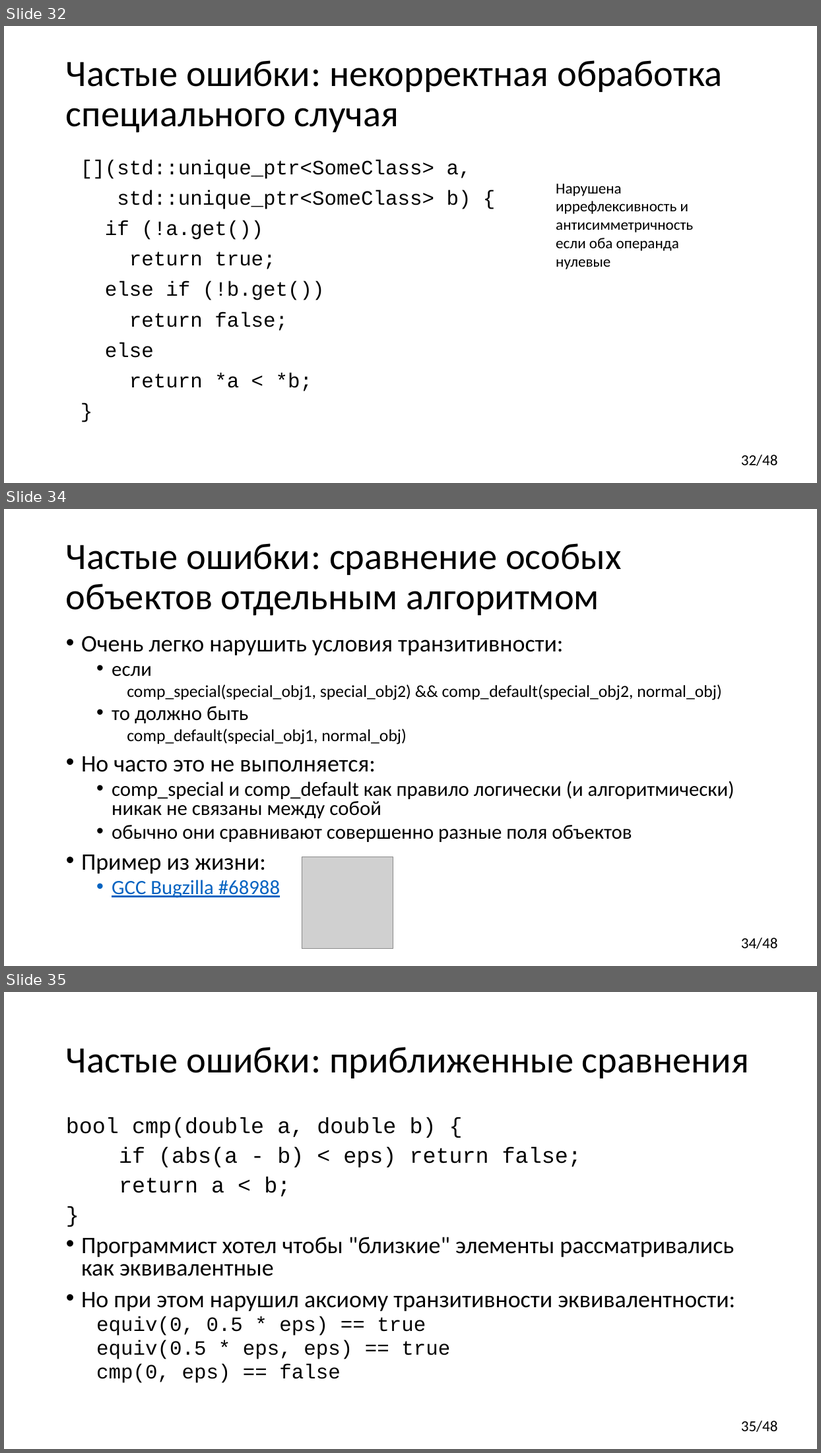
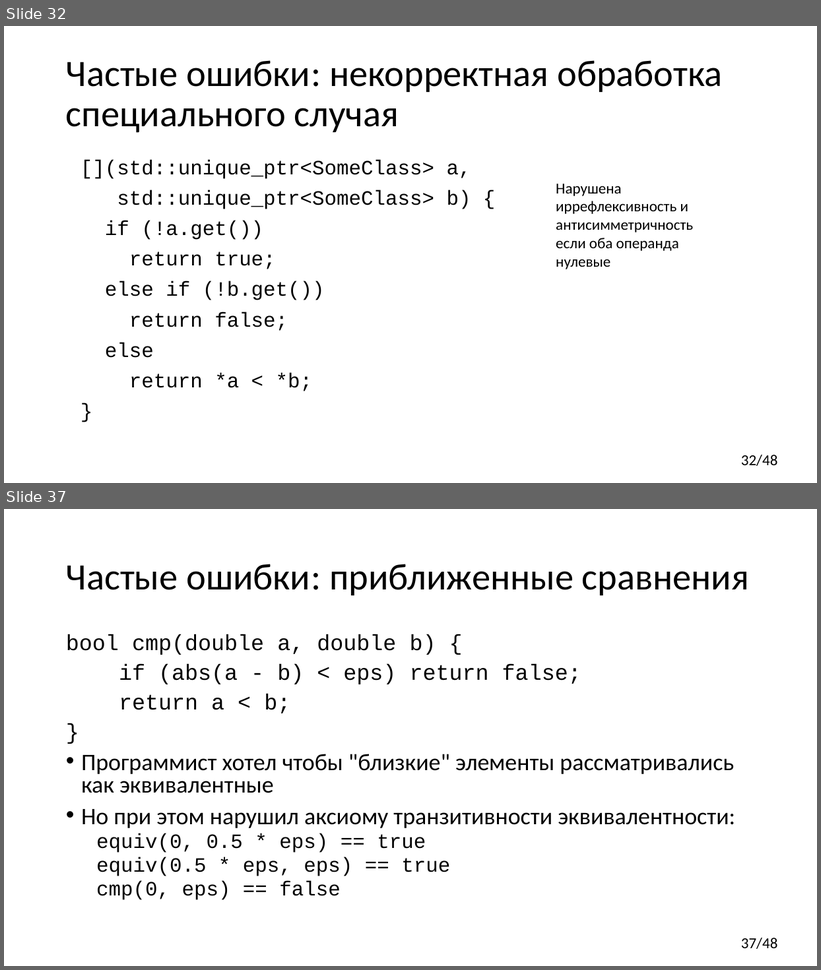
Before and after one commit to yugr/CppRussia, a slide deck: 2023/RU.pptx. Shown one above the other, each under a label of ours: slides 32, 34 and 35 before the commit, slides 32 and 37 after it; the slides between them are not shown. The pictures are 821x1453 and 821x970 pixels, drawn with LibreOffice and Linux fonts; fonts in the diff are those of the drawing; grey boxes stand for pictures. Boxes give left, top, right and bottom in pixels: in the first picture for what was removed or moved away, otherwise in the second. Text is boxed around its words. In the diff, an @@ line names an element or a change of style, - is before the commit and + after.

```diff
--- a/2023/RU.pptx
+++ b/2023/RU.pptx
@@ slide 34 removed at (4,509,817,966), background #FFFFFF; not listed: 1 template element that a slide beside it also shows @@
@@ title removed at (66,543,621,616) @@
-Частые ошибки: сравнение особых объектов отдельным алгоритмом
@@ text removed at (81,636,735,898) @@
-• Очень легко нарушить условия транзитивности:
-  • если
-    comp_special(special_obj1, special_obj2) && comp_default(special_obj2, normal_obj)
-  • то должно быть
-    comp_default(special_obj1, normal_obj)
-• Но часто это не выполняется:
-  • comp_special и comp_default как правило логически (и алгоритмически) никак не связаны между собой
-  • обычно они сравнивают совершенно разные поля объектов
-• Пример из жизни:
-  • GCC Bugzilla #68988
@@ picture removed at (302,857,393,949) @@
@@ what was slide 35 is now slide 37 @@
@@ page number at (741,938,778,949): text changed @@
-35/48
+37/48
```
Also in this commit, not shown: 2 slides changed, 3 slides added.
